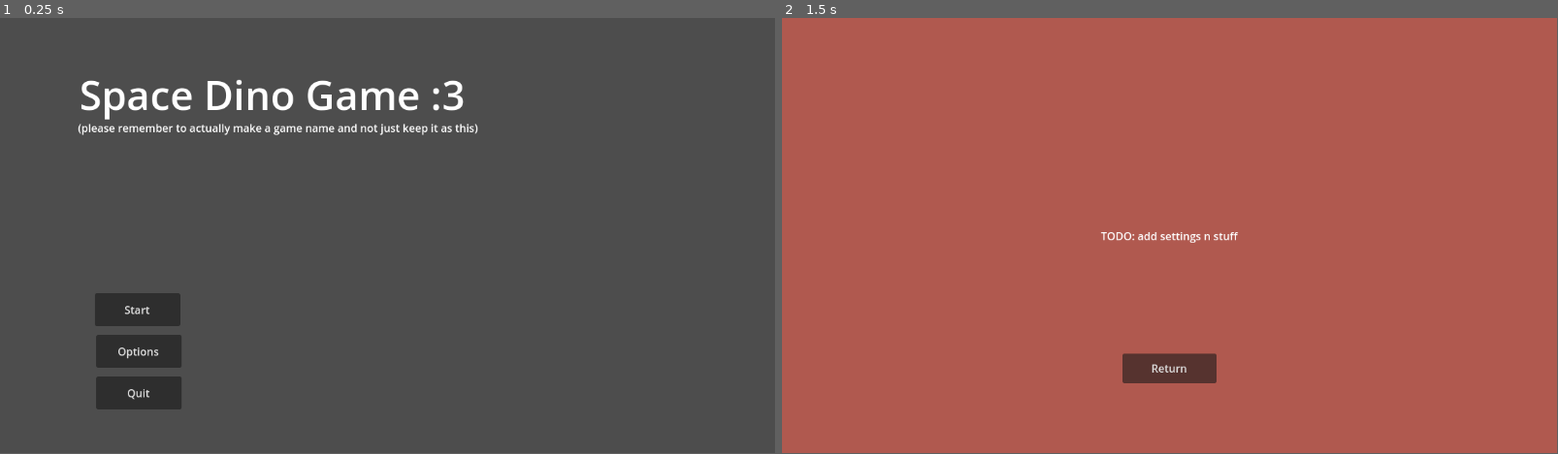
Above: before the commit, frames 1-2 (left to right).
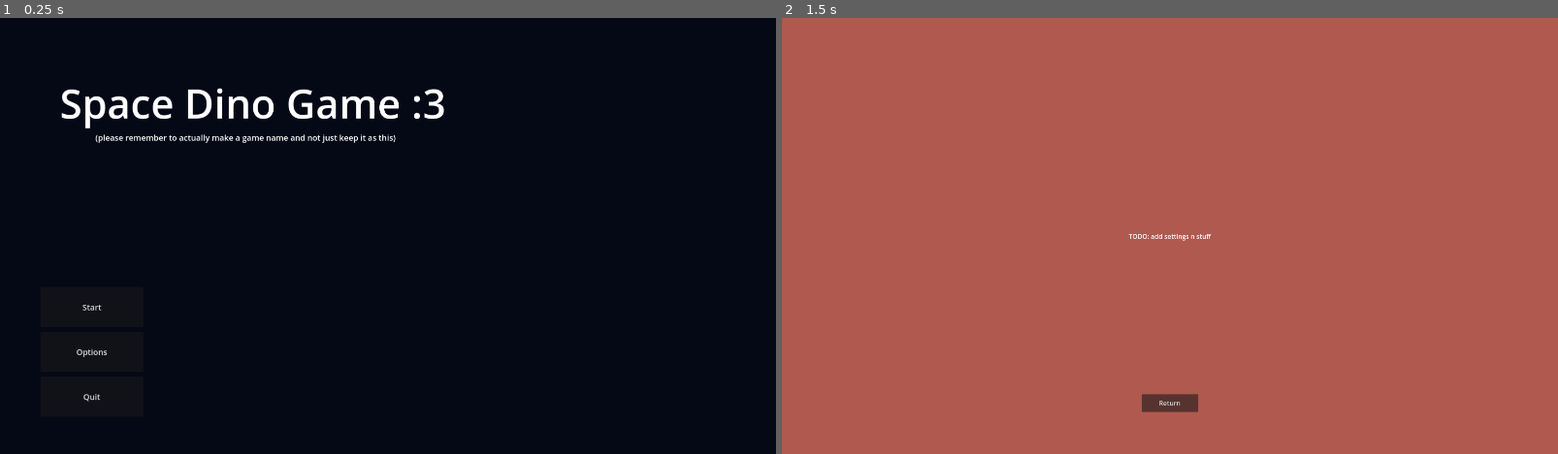
Above: after the commit, the same moments.

Repository: RiverDot/Space-Dinos
Game: Godot game, scene res://Scenes/root.tscn
Two runs of this game, one before a commit and one after it. Both use one fixed random seed, a clock stepped at 60 frames per second and the inputs below.
Inputs:
- Up to frame 1 (0.25 s): no input
- Up to frame 2 (1.5 s): click "Options" at 0.5 s; click "Start" at 1.25 s
In our replay, the window is 799x449 before the commit and 800x450 after it. These sizes can differ from the game's own. Grey fills any space a smaller window leaves; there, only what the larger window draws over its background counts as a difference.

The runs differ from the first frame. In frame 1, 99% of the frame differs, in the area x 0-100%, y 0-100%; in frame 2, 1.3%.

Commit message:
Unified project a bit + added money backend

Diff:
--- a/Nodes/pause_screen.tscn
+++ b/Nodes/pause_screen.tscn
@@ -16,24 +16,45 @@
 color = Color(0, 0, 0, 0.611765)
 
 [node name="ResumeButton" type="Button" parent="."]
-offset_left = 510.0
-offset_top = 268.0
-offset_right = 649.0
-offset_bottom = 306.0
+anchors_preset = 8
+anchor_left = 0.5
+anchor_top = 0.5
+anchor_right = 0.5
+anchor_bottom = 0.5
+offset_left = -100.0
+offset_top = -119.0
+offset_right = 100.0
+offset_bottom = -59.0
+grow_horizontal = 2
+grow_vertical = 2
 text = "Resume"
 
 [node name="OptionsButton" type="Button" parent="."]
-offset_left = 512.0
-offset_top = 312.0
-offset_right = 651.0
-offset_bottom = 350.0
+anchors_preset = 8
+anchor_left = 0.5
+anchor_top = 0.5
+anchor_right = 0.5
+anchor_bottom = 0.5
+offset_left = -100.0
+offset_top = -19.0
+offset_right = 100.0
+offset_bottom = 41.0
+grow_horizontal = 2
+grow_vertical = 2
 text = "Options"
 
 [node name="MenuButton" type="Button" parent="."]
-offset_left = 512.0
-offset_top = 357.0
-offset_right = 651.0
-offset_bottom = 395.0
+anchors_preset = 8
+anchor_left = 0.5
+anchor_top = 0.5
+anchor_right = 0.5
+anchor_bottom = 0.5
+offset_left = -100.0
+offset_top = 81.0
+offset_right = 100.0
+offset_bottom = 141.0
+grow_horizontal = 2
+grow_vertical = 2
 text = "Menu
 "
 
--- a/Nodes/pick_ups/pick_up_particles.tscn
+++ b/Nodes/pick_ups/pick_up_particles.tscn
@@ -1,6 +1,6 @@
-[gd_scene load_steps=3 format=3 uid="uid://4jvi8v3rne0l"]
+[gd_scene load_steps=3 format=3 uid="uid://dcekkw6jae0vv"]
 
-[ext_resource type="Script" path="res://Nodes/pick_ups/pick_up_particles.gd" id="1_nafno"]
+[ext_resource type="Script" path="res://pick_up_particles.gd" id="1_boss3"]
 
 [sub_resource type="CanvasItemMaterial" id="CanvasItemMaterial_7ihla"]
 
@@ -17,4 +17,4 @@
 scale_amount_min = 9.4
 scale_amount_max = 9.4
 color = Color(0, 0.45098, 0, 1)
-script = ExtResource("1_nafno")
+script = ExtResource("1_boss3")
--- a/Nodes/static_obstacle.tscn
+++ b/Nodes/static_obstacle.tscn
@@ -1,6 +1,6 @@
-[gd_scene load_steps=5 format=3 uid="uid://wao7fito8jpk"]
+[gd_scene load_steps=5 format=3 uid="uid://cn4xw5gvqs6cw"]
 
-[ext_resource type="Script" path="res://Nodes/static_obstacle.gd" id="1_0s0n3"]
+[ext_resource type="Script" path="res://Scripts/static_obstacle.gd" id="1_q65wf"]
 
 [sub_resource type="Gradient" id="Gradient_oj73b"]
 offsets = PackedFloat32Array(0, 0.593548, 1)
@@ -17,7 +17,7 @@
 [sub_resource type="RectangleShape2D" id="RectangleShape2D_6egx2"]
 
 [node name="static_obstacle" type="Node2D"]
-script = ExtResource("1_0s0n3")
+script = ExtResource("1_q65wf")
 
 [node name="Sprite2D" type="Sprite2D" parent="."]
 texture = SubResource("GradientTexture2D_fxod4")
--- /dev/null
+++ b/Resources/MainTheme.tres
@@ -0,0 +1,4 @@
+[gd_resource type="Theme" format=3 uid="uid://cdsf3tai07fob"]
+
+[resource]
+default_font_size = 20
--- a/Scenes/flight scene.tscn
+++ b/Scenes/flight scene.tscn
@@ -18,15 +18,15 @@
 script = ExtResource("1_kq1b0")
 metadata/_edit_lock_ = true
 
-[node name="Rocket Ship" parent="." instance=ExtResource("1_vms8s")]
-
-[node name="Camera2D" type="Camera2D" parent="."]
-
 [node name="Background" type="Node2D" parent="."]
 script = ExtResource("3_3r5i2")
 
 [node name="Sprite2D" type="Sprite2D" parent="Background"]
-position = Vector2(0, 720)
-scale = Vector2(30, 60)
+position = Vector2(0, 1120)
+scale = Vector2(40, 80)
 texture = SubResource("GradientTexture2D_s7k00")
 offset = Vector2(-0.0666667, -206.667)
+
+[node name="Rocket Ship" parent="." instance=ExtResource("1_vms8s")]
+
+[node name="Camera2D" type="Camera2D" parent="."]
--- /dev/null
+++ b/Scenes/game_scene.tscn
@@ -0,0 +1,19 @@
+[gd_scene load_steps=5 format=3 uid="uid://bvybgfmwwmo11"]
+
+[ext_resource type="Script" path="res://Scripts/GameManager.gd" id="1_qxjhp"]
+[ext_resource type="Script" path="res://Scripts/MoneyManager.gd" id="2_0di4y"]
+[ext_resource type="PackedScene" uid="uid://ivk3e10f30ur" path="res://Scenes/flight scene.tscn" id="2_i3mqi"]
+[ext_resource type="PackedScene" uid="uid://cbhqebqg5o58g" path="res://Nodes/pause_screen.tscn" id="4_opjyg"]
+
+[node name="GameScene" type="Node2D"]
+script = ExtResource("1_qxjhp")
+
+[node name="GameLogic" type="Node2D" parent="."]
+process_mode = 1
+
+[node name="MoneyManager" type="Node2D" parent="GameLogic" groups=["MoneyManager"]]
+script = ExtResource("2_0di4y")
+
+[node name="Flight Screen" parent="GameLogic" instance=ExtResource("2_i3mqi")]
+
+[node name="PauseScreen" parent="." instance=ExtResource("4_opjyg")]
--- a/Scenes/main_menu.tscn
+++ b/Scenes/main_menu.tscn
@@ -1,48 +1,75 @@
-[gd_scene load_steps=2 format=3 uid="uid://cxxj8bsi7a4bf"]
+[gd_scene load_steps=3 format=3 uid="uid://cxxj8bsi7a4bf"]
 
 [ext_resource type="Script" path="res://Scripts/main_menu.gd" id="1_b3tu2"]
+[ext_resource type="Theme" uid="uid://cdsf3tai07fob" path="res://Resources/MainTheme.tres" id="2_p5ecx"]
 
 [node name="MainMenu" type="Node2D"]
 script = ExtResource("1_b3tu2")
 
-[node name="StartButton" type="Button" parent="."]
-offset_left = 141.0
-offset_top = 410.0
-offset_right = 268.0
-offset_bottom = 459.0
+[node name="Canvas" type="CanvasLayer" parent="."]
+
+[node name="Control" type="Control" parent="Canvas"]
+layout_mode = 3
+anchors_preset = 15
+anchor_right = 1.0
+anchor_bottom = 1.0
+grow_horizontal = 2
+grow_vertical = 2
+theme = ExtResource("2_p5ecx")
+
+[node name="StartButton" type="Button" parent="Canvas/Control"]
+layout_mode = 1
+anchors_preset = 2
+anchor_top = 1.0
+anchor_bottom = 1.0
+offset_left = 100.0
+offset_top = -414.0
+offset_right = 355.0
+offset_bottom = -314.0
+grow_vertical = 0
 text = "Start"
 
-[node name="OptionsButton" type="Button" parent="."]
-offset_left = 143.0
-offset_top = 472.0
-offset_right = 270.0
-offset_bottom = 521.0
+[node name="OptionsButton" type="Button" parent="Canvas/Control"]
+layout_mode = 1
+anchors_preset = 2
+anchor_top = 1.0
+anchor_bottom = 1.0
+offset_left = 100.0
+offset_top = -303.0
+offset_right = 355.0
+offset_bottom = -203.0
+grow_vertical = 0
 text = "Options"
 
-[node name="QuitButton" type="Button" parent="."]
-offset_left = 143.0
-offset_top = 534.0
-offset_right = 270.0
-offset_bottom = 583.0
+[node name="QuitButton" type="Button" parent="Canvas/Control"]
+layout_mode = 1
+anchors_preset = 2
+anchor_top = 1.0
+anchor_bottom = 1.0
+offset_left = 100.0
+offset_top = -192.0
+offset_right = 355.0
+offset_bottom = -92.0
+grow_vertical = 0
 text = "Quit
 "
 
-[node name="Label" type="Label" parent="."]
-offset_left = 118.0
-offset_top = 72.0
-offset_right = 764.0
-offset_bottom = 190.0
-theme_override_font_sizes/font_size = 60
+[node name="Label" type="Label" parent="Canvas/Control"]
+offset_left = 148.0
+offset_top = 142.0
+offset_right = 1103.0
+offset_bottom = 282.0
+theme_override_font_sizes/font_size = 100
 text = "Space Dino Game :3"
 
-[node name="Label" type="Label" parent="Label"]
+[node name="Label" type="Label" parent="Canvas/Control/Label"]
 layout_mode = 0
-offset_left = -2.0
-offset_top = 80.0
-offset_right = 593.0
-offset_bottom = 106.0
+offset_left = 88.0
+offset_top = 140.0
+offset_right = 831.0
+offset_bottom = 171.0
 text = "(please remember to actually make a game name and not just keep it as this)"
 
-[connection signal="pressed" from="StartButton" to="." method="_on_start_pressed"]
-[connection signal="pressed" from="OptionsButton" to="." method="_on_options_pressed"]
-[connection signal="pressed" from="QuitButton" to="." method="_on_quit_pressed"]
+[connection signal="pressed" from="Canvas/Control/StartButton" to="." method="_on_start_pressed"]
+[connection signal="pressed" from="Canvas/Control/OptionsButton" to="." method="_on_options_pressed"]
+[connection signal="pressed" from="Canvas/Control/QuitButton" to="." method="_on_quit_pressed"]
--- a/Scenes/root.tscn
+++ b/Scenes/root.tscn
@@ -1,20 +1,24 @@
-[gd_scene load_steps=7 format=3 uid="uid://bbc3fne25sjt5"]
+[gd_scene load_steps=8 format=3 uid="uid://bbc3fne25sjt5"]
 
 [ext_resource type="Script" path="res://Scripts/SceneManager.gd" id="1_5gnlg"]
 [ext_resource type="PackedScene" uid="uid://cxxj8bsi7a4bf" path="res://Scenes/main_menu.tscn" id="2_171hv"]
-[ext_resource type="PackedScene" uid="uid://ca7wmvcnq7335" path="res://Scenes/flight scene.tscn" id="3_pkfl8"]
+[ext_resource type="PackedScene" uid="uid://bvybgfmwwmo11" path="res://Scenes/game_scene.tscn" id="3_wws5g"]
 [ext_resource type="PackedScene" uid="uid://l25ehdaamqdb" path="res://Nodes/options.tscn" id="4_0qf1t"]
 [ext_resource type="Script" path="res://Scripts/SFXPlayer.gd" id="5_dnklm"]
 [ext_resource type="PackedScene" uid="uid://cvxyj7wnhyilk" path="res://Nodes/sfx.tscn" id="6_xs2al"]
+[ext_resource type="Script" path="res://Scripts/SaveSystem.gd" id="7_pq8oj"]
 
 [node name="SceneManager" type="Node2D" groups=["Root"]]
 process_mode = 3
 script = ExtResource("1_5gnlg")
 MenuScene = ExtResource("2_171hv")
-GameScene = ExtResource("3_pkfl8")
+GameScene = ExtResource("3_wws5g")
 
 [node name="Options" parent="." instance=ExtResource("4_0qf1t")]
 
 [node name="SFXPlayer" type="Node" parent="." groups=["SFXPlayer"]]
 script = ExtResource("5_dnklm")
 soundIns = ExtResource("6_xs2al")
+
+[node name="SaveSystem" type="Node" parent="."]
+script = ExtResource("7_pq8oj")
--- a/Scenes/temp_game_scene.tscn
+++ /dev/null
@@ -1,19 +0,0 @@
-[gd_scene load_steps=5 format=3 uid="uid://bvybgfmwwmo11"]
-
-[ext_resource type="Texture2D" uid="uid://csu4nuk4edq52" path="res://Assets/Art/Other/icon.svg" id="1_jnh2g"]
-[ext_resource type="Script" path="res://Scripts/GameManager.gd" id="1_n8lmr"]
-[ext_resource type="Script" path="res://Scripts/moveTest.gd" id="2_o8os0"]
-[ext_resource type="PackedScene" uid="uid://cbhqebqg5o58g" path="res://Nodes/pause_screen.tscn" id="4_7l2tv"]
-
-[node name="TempGameScene" type="Node2D"]
-script = ExtResource("1_n8lmr")
-
-[node name="Game" type="Node2D" parent="."]
-process_mode = 1
-
-[node name="to test if pause works" type="Sprite2D" parent="Game"]
-position = Vector2(318.847, 229.848)
-texture = ExtResource("1_jnh2g")
-script = ExtResource("2_o8os0")
-
-[node name="PauseScreen" parent="." instance=ExtResource("4_7l2tv")]
--- a/Scripts/FlightBackground.gd
+++ b/Scripts/FlightBackground.gd
@@ -1,4 +1,4 @@
 extends Node2D
 
-func _physics_process(delta):
+func _physics_process(_delta):
 	position = Vector2(0, get_parent().scroll_amount)
--- /dev/null
+++ b/Scripts/MoneyManager.gd
@@ -0,0 +1,13 @@
+extends Node2D
+
+var money = 0
+
+func _change_money(amount):
+	money += amount
+
+func _try_spend_money(amount) -> bool:
+	if money >= amount:
+		money -= amount
+		return true
+	else:
+		return false
--- /dev/null
+++ b/Scripts/SaveSystem.gd
@@ -0,0 +1,3 @@
+extends Node
+
+# TODO: everything aslksadfhs
--- a/Scripts/money.gd
+++ b/Scripts/money.gd
@@ -2,11 +2,10 @@
 
 @export
 var money_value = 1;
-var particles
 
 const PARTICLE_RESOURCE = preload("res://Nodes/pick_ups/pick_up_particles.tscn")
 
-func _on_area_2d_body_entered(body):
+func _on_area_2d_body_entered(_body):
 	print("Money Collected")
 	#Call function on Body or emit signal
 	get_tree().get_first_node_in_group("SFXPlayer")._play_sound(load("res://Assets/Audio/SFX/ping.mp3"), 0)
--- a/Nodes/static_obstacle.gd
+++ b/Scripts/static_obstacle.gd
@@ -3,7 +3,7 @@
 @export
 var damage_value = 1;
 
-func _on_area_2d_body_entered(body):
+func _on_area_2d_body_entered(_body):
 	print("boom boom")
 	# Explosion
 	get_tree().get_first_node_in_group("SFXPlayer")._play_sound(load("res://Assets/Audio/SFX/ping.mp3"), 0)
--- a/project.godot
+++ b/project.godot
@@ -14,10 +14,27 @@
 config/tags=PackedStringArray("game", "jam", "4.x")
 run/main_scene="res://Scenes/root.tscn"
 config/features=PackedStringArray("4.1", "Forward Plus")
+boot_splash/bg_color=Color(0.141176, 0.141176, 0.141176, 1)
 config/icon="res://Assets/Art/Other/icon.svg"
+
+[display]
+
+window/size/viewport_width=1920
+window/size/viewport_height=1080
+window/stretch/mode="viewport"
+
+[filesystem]
+
+import/blender/enabled=false
 
 [input]
 
+Pause={
+"deadzone": 0.5,
+"events": [Object(InputEventKey,"resource_local_to_scene":false,"resource_name":"","device":-1,"window_id":0,"alt_pressed":false,"shift_pressed":false,"ctrl_pressed":false,"meta_pressed":false,"pressed":false,"keycode":0,"physical_keycode":4194305,"key_label":0,"unicode":0,"echo":false,"script":null)
+, Object(InputEventKey,"resource_local_to_scene":false,"resource_name":"","device":-1,"window_id":0,"alt_pressed":false,"shift_pressed":false,"ctrl_pressed":false,"meta_pressed":false,"pressed":false,"keycode":0,"physical_keycode":80,"key_label":0,"unicode":112,"echo":false,"script":null)
+]
+}
 "Player Left"={
 "deadzone": 0.5,
 "events": [Object(InputEventKey,"resource_local_to_scene":false,"resource_name":"","device":-1,"window_id":0,"alt_pressed":false,"shift_pressed":false,"ctrl_pressed":false,"meta_pressed":false,"pressed":false,"keycode":0,"physical_keycode":65,"key_label":0,"unicode":97,"echo":false,"script":null)
@@ -30,12 +47,8 @@
 , Object(InputEventKey,"resource_local_to_scene":false,"resource_name":"","device":-1,"window_id":0,"alt_pressed":false,"shift_pressed":false,"ctrl_pressed":false,"meta_pressed":false,"pressed":false,"keycode":0,"physical_keycode":4194321,"key_label":0,"unicode":0,"echo":false,"script":null)
 ]
 }
-Pause={
-"deadzone": 0.5,
-"events": [Object(InputEventKey,"resource_local_to_scene":false,"resource_name":"","device":-1,"window_id":0,"alt_pressed":false,"shift_pressed":false,"ctrl_pressed":false,"meta_pressed":false,"pressed":false,"keycode":0,"physical_keycode":4194305,"key_label":0,"unicode":0,"echo":false,"script":null)
-]
-}
 
 [rendering]
 
 renderer/rendering_method="gl_compatibility"
+environment/defaults/default_clear_color=Color(0.0196078, 0.0313726, 0.0823529, 1)
Not shown: 1 places in Scenes/flight scene.tscn that only renumber resources
Renamed: Nodes/pick_ups/pick_up_particles.gd -> pick_up_particles.gd
